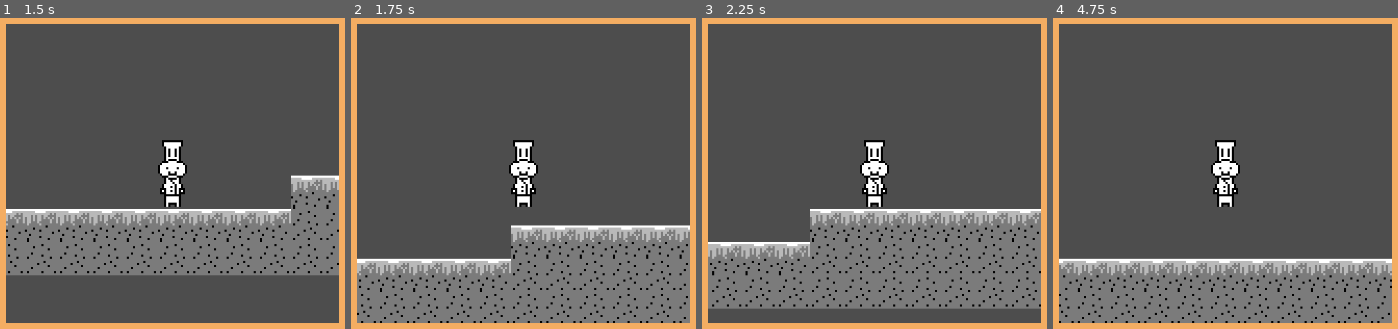
Above: before the commit, frames 1-4 (left to right).
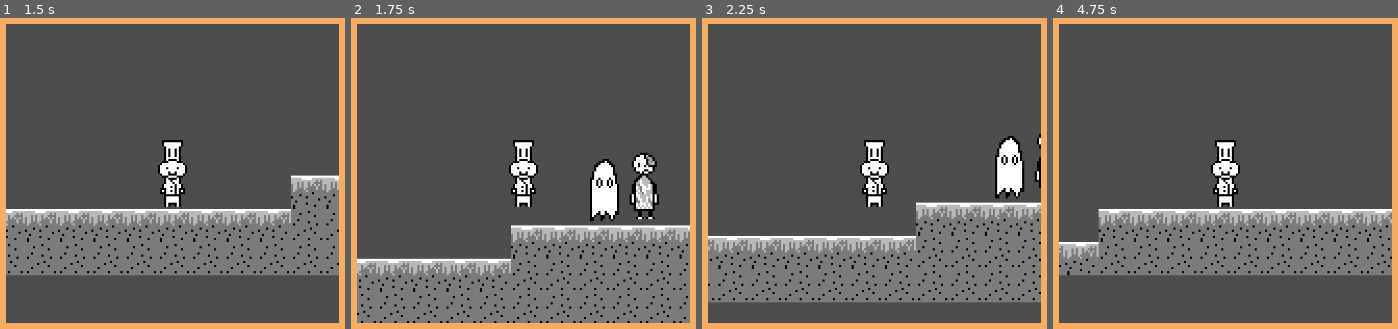
Above: after the commit, the same moments.

Repository: alexmat2on/gbjam-12
Game: Godot game, scene res://root.tscn
Same seed, same stepped clock (60 frames per second), same inputs: the game is played once before the commit and once after it.
Inputs:
- Up to frame 1 (1.5 s): tap Enter at 0.5 s; hold D (right) from 0.53 s (still down); tap W (up) at 0.77 s
- Up to frame 2 (1.75 s): keep holding D (right); tap W (up) at 1.52 s
- Up to frame 3 (2.25 s): release D (right) at 2.03 s; hold A (left) from 2.03 s (still down)
- Up to frame 4 (4.75 s): release A (left) at 2.78 s; hold D (right) 2.78-4.28 s; tap W (up) at 3.02, 3.77, 4.52 s; hold A (left) from 4.28 s (still down)

Frame 1 is identical in both runs. In frame 2, 2.6% of the frame differs, in the area x 69-90%, y 43-66%; in frame 3, 13%; in frame 4, 31%, in the area x 1-99%, y 61-99%.

Commit message:
Add monsters

Diff:
--- a/godot/components/game/game.tscn
+++ b/godot/components/game/game.tscn
@@ -1,7 +1,10 @@
-[gd_scene load_steps=5 format=4 uid="uid://dyaci2ciwkxfh"]
+[gd_scene load_steps=8 format=4 uid="uid://dyaci2ciwkxfh"]
 
+[ext_resource type="PackedScene" uid="uid://d1cbw1acmg7nt" path="res://components/skeleton/skeleton.tscn" id="1_25xm7"]
 [ext_resource type="PackedScene" uid="uid://75n2j6mgpexf" path="res://components/player/player.tscn" id="1_jxhnh"]
 [ext_resource type="Texture2D" uid="uid://ddt0x3jt2sldy" path="res://assets/tiles.png" id="3_lhxll"]
+[ext_resource type="PackedScene" uid="uid://dqhymk434xpmh" path="res://components/ghost/ghost.tscn" id="3_tsgwt"]
+[ext_resource type="PackedScene" uid="uid://58x3fo260fua" path="res://components/zombie/zombie.tscn" id="5_kg0fl"]
 
 [sub_resource type="TileSetAtlasSource" id="TileSetAtlasSource_60vbj"]
 texture = ExtResource("3_lhxll")
@@ -16,10 +19,19 @@
 
 [node name="Game" type="Node2D"]
 
-[node name="Player" parent="." instance=ExtResource("1_jxhnh")]
-position = Vector2(11, -9)
-
 [node name="TileMapLayer" type="TileMapLayer" parent="."]
 position = Vector2(1, -18)
 tile_map_data = PackedByteArray("AAAAAAIAAAAAAAAAAAABAAIAAAAAAAAAAAACAAIAAAAAAAAAAAADAAIAAAAAAAAAAAAEAAIAAAAAAAAAAAAFAA …(1584 unchanged characters)…
 tile_set = SubResource("TileSet_46f3p")
+
+[node name="Player" parent="." instance=ExtResource("1_jxhnh")]
+position = Vector2(11, -9)
+
+[node name="Skeleton" parent="." instance=ExtResource("1_25xm7")]
+position = Vector2(422, -37)
+
+[node name="Ghost" parent="." instance=ExtResource("3_tsgwt")]
+position = Vector2(350, -34)
+
+[node name="Zombie" parent="." instance=ExtResource("5_kg0fl")]
+position = Vector2(369, -37)
--- /dev/null
+++ b/godot/components/ghost/ghost.tscn
@@ -0,0 +1,33 @@
+[gd_scene load_steps=5 format=3 uid="uid://dqhymk434xpmh"]
+
+[ext_resource type="Texture2D" uid="uid://b1f321jv54b0y" path="res://components/ghost/ghost.png" id="1_bjw6m"]
+
+[sub_resource type="AtlasTexture" id="AtlasTexture_ma0nn"]
+atlas = ExtResource("1_bjw6m")
+region = Rect2(0, 0, 16, 32)
+
+[sub_resource type="SpriteFrames" id="SpriteFrames_378mb"]
+animations = [{
+"frames": [{
+"duration": 1.0,
+"texture": SubResource("AtlasTexture_ma0nn")
+}],
+"loop": true,
+"name": &"idle",
+"speed": 5.0
+}]
+
+[sub_resource type="CapsuleShape2D" id="CapsuleShape2D_t5lpa"]
+radius = 8.0
+
+[node name="Ghost" type="Node2D"]
+
+[node name="ghost" type="CharacterBody2D" parent="."]
+
+[node name="AnimatedSprite2D" type="AnimatedSprite2D" parent="ghost"]
+texture_filter = 1
+sprite_frames = SubResource("SpriteFrames_378mb")
+animation = &"idle"
+
+[node name="CollisionShape2D" type="CollisionShape2D" parent="ghost"]
+shape = SubResource("CapsuleShape2D_t5lpa")
--- /dev/null
+++ b/godot/components/skeleton/skeleton.tscn
@@ -0,0 +1,34 @@
+[gd_scene load_steps=5 format=3 uid="uid://d1cbw1acmg7nt"]
+
+[ext_resource type="Texture2D" uid="uid://dgjyb6i7kr4ui" path="res://components/skeleton/skeleton.png" id="1_di0av"]
+
+[sub_resource type="AtlasTexture" id="AtlasTexture_khr7p"]
+atlas = ExtResource("1_di0av")
+region = Rect2(0, 0, 16, 32)
+
+[sub_resource type="SpriteFrames" id="SpriteFrames_oqrth"]
+animations = [{
+"frames": [{
+"duration": 1.0,
+"texture": SubResource("AtlasTexture_khr7p")
+}],
+"loop": true,
+"name": &"idle",
+"speed": 5.0
+}]
+
+[sub_resource type="CapsuleShape2D" id="CapsuleShape2D_nmafq"]
+radius = 8.0
+height = 34.0
+
+[node name="Skeleton" type="Node2D"]
+
+[node name="CharacterBody2D" type="CharacterBody2D" parent="."]
+
+[node name="AnimatedSprite2D" type="AnimatedSprite2D" parent="CharacterBody2D"]
+texture_filter = 1
+sprite_frames = SubResource("SpriteFrames_oqrth")
+animation = &"idle"
+
+[node name="CollisionShape2D" type="CollisionShape2D" parent="CharacterBody2D"]
+shape = SubResource("CapsuleShape2D_nmafq")
--- /dev/null
+++ b/godot/components/zombie/zombie.tscn
@@ -0,0 +1,34 @@
+[gd_scene load_steps=5 format=3 uid="uid://58x3fo260fua"]
+
+[ext_resource type="Texture2D" uid="uid://botgfmx3tkryo" path="res://components/zombie/zombie.png" id="1_vs8e5"]
+
+[sub_resource type="AtlasTexture" id="AtlasTexture_l3f74"]
+atlas = ExtResource("1_vs8e5")
+region = Rect2(0, 0, 16, 32)
+
+[sub_resource type="SpriteFrames" id="SpriteFrames_tpbw6"]
+animations = [{
+"frames": [{
+"duration": 1.0,
+"texture": SubResource("AtlasTexture_l3f74")
+}],
+"loop": true,
+"name": &"idle",
+"speed": 5.0
+}]
+
+[sub_resource type="CapsuleShape2D" id="CapsuleShape2D_1p6uu"]
+radius = 8.0
+height = 34.0
+
+[node name="Zombie" type="Node2D"]
+
+[node name="CharacterBody2D" type="CharacterBody2D" parent="."]
+
+[node name="AnimatedSprite2D" type="AnimatedSprite2D" parent="CharacterBody2D"]
+texture_filter = 1
+sprite_frames = SubResource("SpriteFrames_tpbw6")
+animation = &"idle"
+
+[node name="CollisionShape2D" type="CollisionShape2D" parent="CharacterBody2D"]
+shape = SubResource("CapsuleShape2D_1p6uu")
Binary file added: godot/components/ghost/ghost.png
Not shown, added: godot/components/ghost/ghost.png.import
Binary file added: godot/components/skeleton/skeleton.png
Not shown, added: godot/components/skeleton/skeleton.png.import
Binary file added: godot/components/zombie/zombie.png
Not shown, added: godot/components/zombie/zombie.png.import
